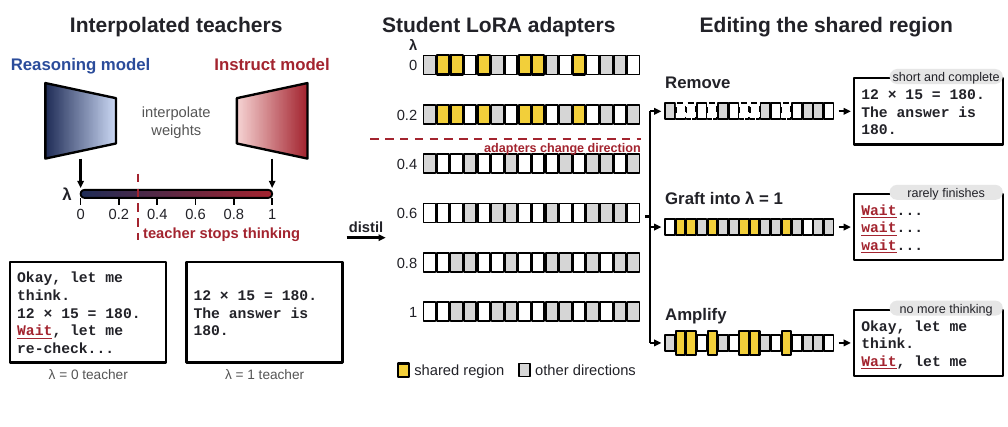
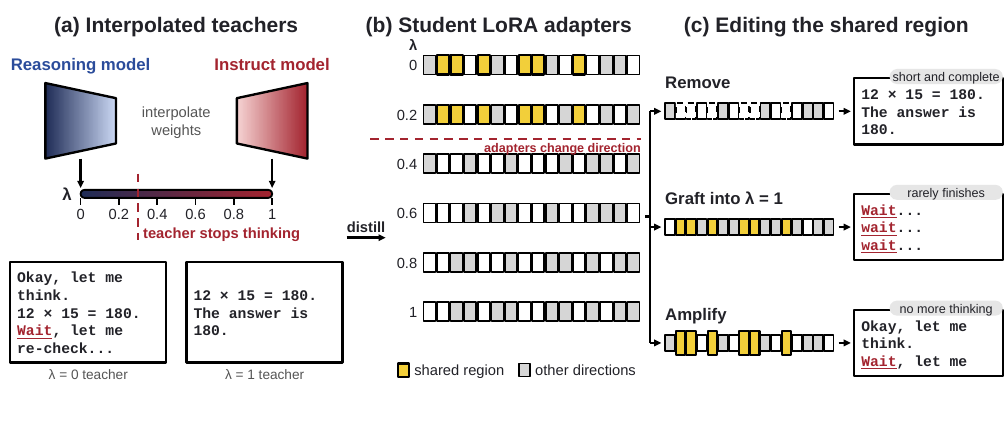
Before and after one commit to kimtaeyeong1229/cot-distill-lora-subspace, a slide deck: slide 1 of materials/main_figure_pptx/fig1_overview.pptx. Drawn at 1008x427 pixels with LibreOffice and Linux fonts; fonts in the diff are those of the drawing. Boxes give left, top, right and bottom in pixels: in the first picture for what was removed or moved away, otherwise in the second. Text is boxed around its words. In the diff, an @@ line names an element or a change of style, - is before the commit and + after.

```diff
--- a/materials/main_figure_pptx/fig1_overview.pptx
+++ b/materials/main_figure_pptx/fig1_overview.pptx
@@ text at (54,16,298,37): text changed @@
-Interpolated teachers
+(a) Interpolated teachers
@@ text at (366,16,632,37): text changed @@
-Student LoRA adapters
+(b) Student LoRA adapters
@@ text at (684,16,969,37): text changed @@
-Editing the shared region
+(c) Editing the shared region
@@ text at (347,221,385,235): text changed @@
-distil
+distill
```
Also in this commit, not shown: 6 other files.
